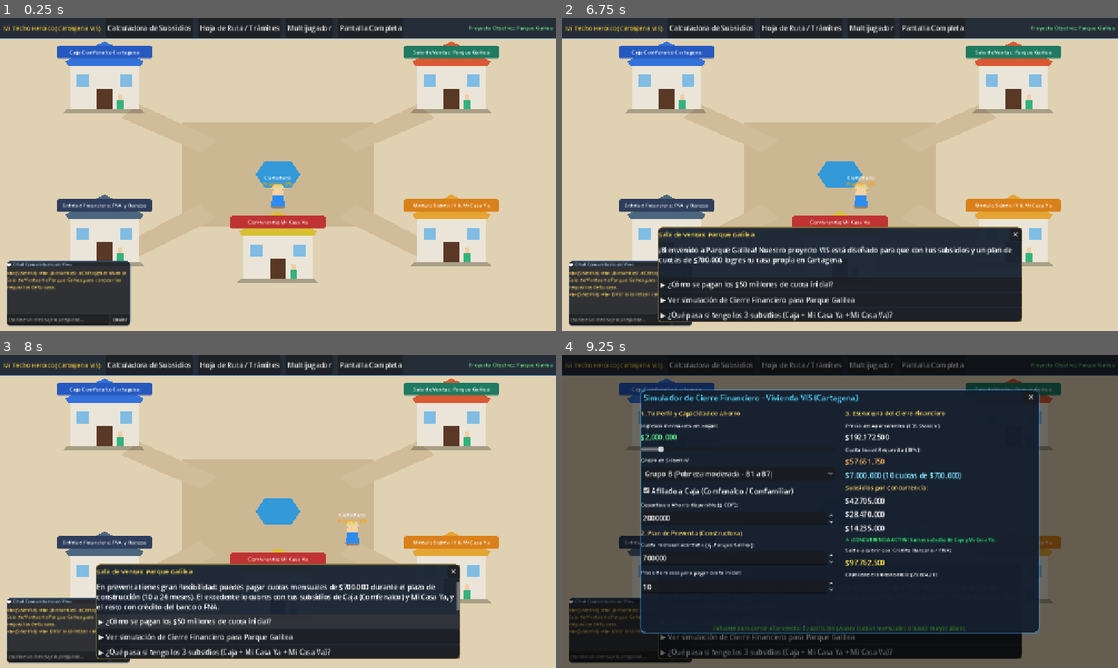
Above: before the commit, frames 1-4 (two rows, left to right).
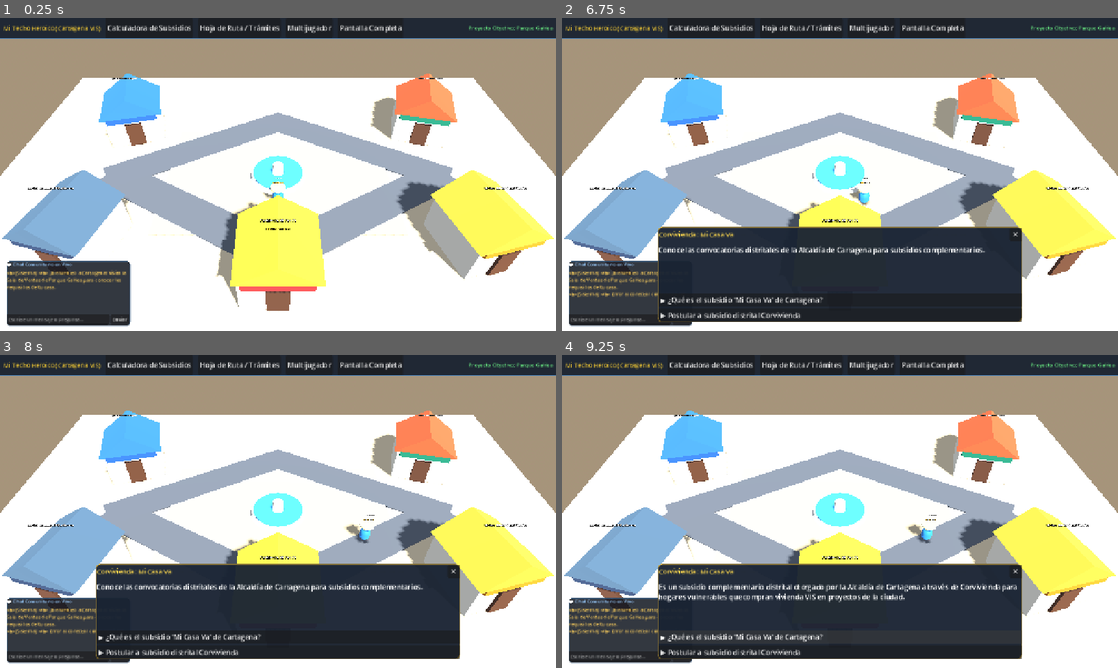
Above: after the commit, the same moments.

Repository: DiegoAzz/subsidio
Game: Godot game, scene res://scenes/map/CityMap3D.tscn
The game is run twice, just before and just after one commit, with the same random seed, the same clock (stepped at 60 frames per second) and the same inputs. Before the commit the project starts from res://scenes/map/CityMap.tscn.
Inputs (mouse positions are in pixels of both pictures, inside the frame that each line leads up to):
- Up to frame 1 (0.25 s): no input
- Up to frame 2 (6.75 s): click "Calculadora de Subsidios" at 0.5 s; click "Hoja de Ruta / Trámites" at 1.25 s; click "Pantalla Completa" at 2 s; click "Enviar" at 2.75 s; click "✕" at 3.5 s; click "Multijugador" at 4.25 s; click "Conectar como Jugador" at 5 s; click "Cerrar" at 5.75 s; tap Enter (ui_accept) at 6.5 s; move the mouse to (1012, 105) at 6.52 s; hold Right (move_right) from 6.53 s (still down); tap E (interact) at 6.6 s; click (1012, 105) at 6.67 s
- Up to frame 3 (8 s): tap Enter (ui_accept) at 6.77, 6.8, 7.07 s; release Right (move_right) at 7.25 s; click (278, 621) at 7.25 s, where only the run before the commit has a clickable "▶ ¿Cómo se pagan los $50 mill…"
- Up to frame 4 (9.25 s): click (840, 636) at 8 s, where only the run after the commit has a clickable "▶ ¿Qué es el subsidio 'Mi Cas…"; click (840, 636) at 8.75 s, where only the run before the commit has a clickable "▶ Ver simulación de Cierre Fi…"

The runs differ from the first frame. In frame 1, 89% of the frame differs, in the area x 0-100%, y 6-100%; in frame 2, 73%; in frame 3, 74%; in frame 4, 84%.

Commit message:
Transform game to 3D: Isometric city mockup with 3D pavilions, 3D character and plaza

Diff:
--- a/project.godot
+++ b/project.godot
@@ -17,7 +17,7 @@
 config/name="Mi Techo Heroico - Cartagena VIS"
 config/description="Simulador interactivo y multijugador para compra de vivienda VIS en Cartagena (Parque Galilea, Comfenalco, Mi Casa Ya, FNA)."
 config/version="1.0.0"
-run/main_scene="res://scenes/map/CityMap.tscn"
+run/main_scene="res://scenes/map/CityMap3D.tscn"
 run/max_fps=0
 config/features=PackedStringArray("4.7", "Forward Plus")
 boot_splash/bg_color=Color(0.08, 0.12, 0.18, 1)
--- /dev/null
+++ b/scenes/buildings/Building3D.gd
@@ -0,0 +1,148 @@
+extends Node3D
+
+## Building3D.gd
+## Edificio / Stand interactivo en 3D para la mini-ciudad de Cartagena.
+## Incluye cartel 3D billboard, detección de proximidad y clic de ratón.
+
+@export var building_id: String = "parque_galilea"
+@export var building_name: String = "Sala de Ventas: Parque Galilea"
+@export var banner_color: Color = Color(0.12, 0.48, 0.38)
+@export var roof_color: Color = Color(0.85, 0.35, 0.2)
+@export_multiline var advisor_intro: String = "¡Hola! Bienvenidos a Parque Galilea. Te explico cómo lograr el cierre de tu apartamento."
+
+@onready var title_label: Label3D = $TitleLabel3D
+@onready var prompt_label: Label3D = $PromptLabel3D
+@onready var roof_mesh: MeshInstance3D = $Visuals/RoofMesh
+@onready var banner_mesh: MeshInstance3D = $Visuals/BannerMesh
+
+signal building_interacted(data: Dictionary)
+
+func _ready() -> void:
+	apply_appearance()
+	if prompt_label:
+		prompt_label.visible = false
+
+func apply_appearance() -> void:
+	if title_label:
+		title_label.text = building_name
+		title_label.modulate = Color(1, 1, 1)
+
+	if banner_mesh:
+		var mat = StandardMaterial3D.new()
+		mat.albedo_color = banner_color
+		banner_mesh.material_override = mat
+
+	if roof_mesh:
+		var r_mat = StandardMaterial3D.new()
+		r_mat.albedo_color = roof_color
+		roof_mesh.material_override = r_mat
+
+func set_building(new_id: String, new_name: String, new_intro: String, new_color: Color, new_roof: Color) -> void:
+	building_id = new_id
+	building_name = new_name
+	advisor_intro = new_intro
+	banner_color = new_color
+	roof_color = new_roof
+	if is_inside_tree():
+		apply_appearance()
+
+func show_prompt(is_visible: bool) -> void:
+	if prompt_label:
+		prompt_label.visible = is_visible
+
+func interact(_player: Node = null) -> void:
+	var info: Dictionary = get_building_data()
+	GameManager.start_dialogue(info, self)
+	emit_signal("building_interacted", info)
+
+func _on_interaction_area_input_event(_camera: Node, event: InputEvent, _position: Vector3, _normal: Vector3, _shape_idx: int) -> void:
+	if event is InputEventMouseButton and event.pressed and event.button_index == MOUSE_BUTTON_LEFT:
+		interact(null)
+
+func get_building_data() -> Dictionary:
+	var data: Dictionary = {
+		"id": building_id,
+		"name": building_name,
+		"intro": advisor_intro,
+		"options": []
+	}
+
+	match building_id:
+		"parque_galilea":
+			GameManager.complete_quest("visitar_constructora")
+			data["options"] = [
+				{
+					"text": "¿Cómo se pagan los $50 millones de cuota inicial?",
+					"response": "En preventa tienes gran flexibilidad: puedes pagar cuotas mensuales de $700.000 durante el plazo de construcción (10 a 24 meses). El excedente lo cubres con tus subsidios de Caja (Comfenalco) y Mi Casa Ya, y el saldo final con crédito del banco o FNA."
+				},
+				{
+					"text": "Ver simulación de Cierre Financiero para Parque Galilea",
+					"action": "open_calculator"
+				},
+				{
+					"text": "¿Qué pasa si tengo los 3 subsidios (Caja + Mi Casa Ya + Mi Casa Va)?",
+					"response": "¡Excelente! Eso se llama CONCURRENCIA. Al sumar los subsidios, tu cuota inicial y el saldo a financiar con el banco disminuyen drásticamente, haciendo que las cuotas mensuales del crédito te queden muy bajas."
+				}
+			]
+
+		"comfenalco":
+			data["options"] = [
+				{
+					"text": "¿Cuáles son los requisitos para el subsidio de Comfenalco?",
+					"response": "1. Estar afiliado como trabajador formal o independiente.\n2. Ingresos del hogar menores a 4 SMMLV.\n3. No tener vivienda propia en ninguna parte del país.\n4. No haber recibido subsidio de vivienda antes."
+				},
+				{
+					"text": "¿Cuánto dinero me entrega Comfenalco?",
+					"response": "Si tu hogar gana hasta 2 SMMLV, recibes 30 SMMLV (aprox. " + HousingCalculator.format_cop(HousingCalculator.smmlv_to_cop(30.0)) + "). Si ganas entre 2 y 4 SMMLV, recibes 20 SMMLV."
+				},
+				{
+					"text": "Radicar postulación de subsidio Comfenalco",
+					"action": "approve_caja"
+				}
+			]
+
+		"fna_banco":
+			data["options"] = [
+				{
+					"text": "¿Qué me conviene más: FNA o Banco tradicional?",
+					"response": "El Fondo Nacional del Ahorro (FNA) es ideal si trasladas tus cesantías o abres un Ahorro Voluntario Contractual (AVC), no te cobra cuotas de manejo y tiene tasas preferenciales para VIS. Los bancos también ofrecen crédito hipotecario rápido si tienes buen historial crediticio."
+				},
+				{
+					"text": "¿Qué es la carta de Preaprobado y por qué la pide Parque Galilea?",
+					"response": "La constructora necesita garantizar que cuando el apartamento esté listo, una entidad financiera te desembolsará el dinero restante. El preaprobado certifica cuánto dinero te pueden prestar según tus ingresos."
+				},
+				{
+					"text": "Solicitar estudio y carta de Preaprobado",
+					"action": "approve_bank"
+				}
+			]
+
+		"micasaya":
+			data["options"] = [
+				{
+					"text": "¿Cómo funciona Mi Casa Ya con el Sisbén IV?",
+					"response": "Para aplicar a Mi Casa Ya debes tener encuesta Sisbén IV clasificada entre A1 y C8. Ya no se necesita postular en una oficina del gobierno: ¡la constructora o el banco sube tus datos a la plataforma de MinVivienda automáticamente!"
+				},
+				{
+					"text": "¿Puedo sumar Mi Casa Ya con el subsidio de Comfenalco?",
+					"response": "¡Sí! Si tu hogar gana hasta 2 SMMLV, la ley te permite la Concurrencia de Subsidios: Comfenalco te entrega 30 SMMLV y Mi Casa Ya te suma 20 SMMLV adicionales (¡50 SMMLV en total!)."
+				},
+				{
+					"text": "Validar Sisbén para Mi Casa Ya",
+					"action": "approve_micasaya"
+				}
+			]
+
+		"corvivienda":
+			data["options"] = [
+				{
+					"text": "¿Qué es el subsidio 'Mi Casa Va' de Cartagena?",
+					"response": "Es un subsidio complementario distrital otorgado por la Alcaldía de Cartagena a través de Corvivienda para hogares vulnerables que compran vivienda VIS en proyectos de la ciudad."
+				},
+				{
+					"text": "Postular a subsidio distrital Corvivienda",
+					"action": "approve_micasava"
+				}
+			]
+
+	return data
--- /dev/null
+++ b/scenes/buildings/Building3D.tscn
@@ -0,0 +1,94 @@
+[gd_scene load_steps=12 format=3]
+
+[ext_resource type="Script" path="res://scenes/buildings/Building3D.gd" id="1_bld3d"]
+
+[sub_resource type="BoxShape3D" id="BoxShape3D_solid"]
+size = Vector3(3.8, 2.5, 3.8)
+
+[sub_resource type="CylinderShape3D" id="CylinderShape3D_trigger"]
+height = 2.5
+radius = 3.5
+
+[sub_resource type="StandardMaterial3D" id="StandardMaterial3D_wall"]
+albedo_color = Color(0.92, 0.9, 0.85, 1)
+roughness = 0.8
+
+[sub_resource type="BoxMesh" id="BoxMesh_wall"]
+material = SubResource("StandardMaterial3D_wall")
+size = Vector3(3.8, 2.4, 3.8)
+
+[sub_resource type="StandardMaterial3D" id="StandardMaterial3D_roof"]
+albedo_color = Color(0.85, 0.35, 0.2, 1)
+roughness = 0.6
+
+[sub_resource type="PrismMesh" id="PrismMesh_roof"]
+material = SubResource("StandardMaterial3D_roof")
+left_to_right = 0.5
+size = Vector3(4.2, 1.4, 4.2)
+
+[sub_resource type="StandardMaterial3D" id="StandardMaterial3D_banner"]
+albedo_color = Color(0.12, 0.48, 0.38, 1)
+
+[sub_resource type="BoxMesh" id="BoxMesh_banner"]
+material = SubResource("StandardMaterial3D_banner")
+size = Vector3(3.4, 0.6, 0.25)
+
+[sub_resource type="StandardMaterial3D" id="StandardMaterial3D_door"]
+albedo_color = Color(0.35, 0.22, 0.15, 1)
+
+[sub_resource type="BoxMesh" id="BoxMesh_door"]
+material = SubResource("StandardMaterial3D_door")
+size = Vector3(1.1, 1.8, 0.2)
+
+[node name="Building3D" type="Node3D"]
+script = ExtResource("1_bld3d")
+
+[node name="StaticBody3D" type="StaticBody3D" parent="."]
+collision_mask = 2
+
+[node name="CollisionShape3D" type="CollisionShape3D" parent="StaticBody3D"]
+position = Vector3(0, 1.25, 0)
+shape = SubResource("BoxShape3D_solid")
+
+[node name="InteractionArea" type="Area3D" parent="."]
+collision_layer = 4
+collision_mask = 2
+
+[node name="CollisionShape3D" type="CollisionShape3D" parent="InteractionArea"]
+position = Vector3(0, 1.25, 0)
+shape = SubResource("CylinderShape3D_trigger")
+
+[node name="Visuals" type="Node3D" parent="."]
+
+[node name="WallMesh" type="MeshInstance3D" parent="Visuals"]
+transform = Transform3D(1, 0, 0, 0, 1, 0, 0, 0, 1, 0, 1.2, 0)
+mesh = SubResource("BoxMesh_wall")
+
+[node name="RoofMesh" type="MeshInstance3D" parent="Visuals"]
+transform = Transform3D(1, 0, 0, 0, 1, 0, 0, 0, 1, 0, 3.1, 0)
+mesh = SubResource("PrismMesh_roof")
+
+[node name="BannerMesh" type="MeshInstance3D" parent="Visuals"]
+transform = Transform3D(1, 0, 0, 0, 1, 0, 0, 0, 1, 0, 2.3, 1.95)
+mesh = SubResource("BoxMesh_banner")
+
+[node name="DoorMesh" type="MeshInstance3D" parent="Visuals"]
+transform = Transform3D(1, 0, 0, 0, 1, 0, 0, 0, 1, 0, 0.9, 1.95)
+mesh = SubResource("BoxMesh_door")
+
+[node name="TitleLabel3D" type="Label3D" parent="."]
+transform = Transform3D(1, 0, 0, 0, 1, 0, 0, 0, 1, 0, 4.4, 0)
+billboard = 1
+font_size = 28
+outline_size = 8
+text = "Edificio 3D"
+
+[node name="PromptLabel3D" type="Label3D" parent="."]
+transform = Transform3D(1, 0, 0, 0, 1, 0, 0, 0, 1, 0, 3.8, 0)
+billboard = 1
+font_size = 20
+outline_size = 6
+modulate = Color(1, 0.9, 0.2, 1)
+text = "[Haz Clic o Presiona E]"
+
+[connection signal="input_event" from="InteractionArea" to="." method="_on_interaction_area_input_event"]
--- /dev/null
+++ b/scenes/map/CityMap3D.gd
@@ -0,0 +1,67 @@
+extends Node3D
+
+## CityMap3D.gd
+## Escena principal de la mini-ciudad en 3D (Maqueta de Cartagena).
+## Configura los 5 pabellones interactivos, el entorno 3D y la interfaz 2D superpuesta.
+
+@onready var player: CharacterBody3D = $Player3D
+@onready var hud: CanvasLayer = $HUD
+
+func _ready() -> void:
+	setup_buildings()
+
+func setup_buildings() -> void:
+	# 1. Parque Galilea (Constructora)
+	var galilea = $Buildings/BuildingGalilea
+	if galilea:
+		galilea.set_building(
+			"parque_galilea",
+			"Sala de Ventas: Parque Galilea",
+			"¡Bienvenido a Parque Galilea! Nuestro proyecto VIS está diseñado para que con tus subsidios y un plan de cuotas de $700.000 logres tu casa propia en Cartagena.",
+			Color(0.12, 0.48, 0.38),
+			Color(0.85, 0.35, 0.2)
+		)
+
+	# 2. Comfenalco Cartagena (Caja de compensación)
+	var comfenalco = $Buildings/BuildingComfenalco
+	if comfenalco:
+		comfenalco.set_building(
+			"comfenalco",
+			"Caja Comfenalco Cartagena",
+			"¡Hola! En Comfenalco Cartagena te asesoramos para postular al subsidio familiar de vivienda (hasta 30 SMMLV).",
+			Color(0.15, 0.35, 0.75),
+			Color(0.2, 0.45, 0.85)
+		)
+
+	# 3. FNA & Bancos (Financiera)
+	var banco = $Buildings/BuildingBanco
+	if banco:
+		banco.set_building(
+			"fna_banco",
+			"Entidad Financiera: FNA y Bancos",
+			"Te ayudamos a tramitar la Carta de Preaprobado y trasladar tus cesantías o ahorro voluntario.",
+			Color(0.18, 0.24, 0.36),
+			Color(0.3, 0.4, 0.5)
+		)
+
+	# 4. Sisbén & Mi Casa Ya (Nacional)
+	var sisben = $Buildings/BuildingSisben
+	if sisben:
+		sisben.set_building(
+			"micasaya",
+			"Módulo Sisbén IV & Mi Casa Ya",
+			"Revisa tu grupo del Sisbén (A1 a C8) para acceder al subsidio concurrente del Gobierno Nacional.",
+			Color(0.85, 0.5, 0.1),
+			Color(0.9, 0.65, 0.2)
+		)
+
+	# 5. Corvivienda (Distrital)
+	var corvivienda = $Buildings/BuildingCorvivienda
+	if corvivienda:
+		corvivienda.set_building(
+			"corvivienda",
+			"Corvivienda: Mi Casa Va",
+			"Conoce las convocatorias distritales de la Alcaldía de Cartagena para subsidios complementarios.",
+			Color(0.75, 0.2, 0.2),
+			Color(0.85, 0.75, 0.2)
+		)
--- /dev/null
+++ b/scenes/map/CityMap3D.tscn
@@ -0,0 +1,149 @@
+[gd_scene load_steps=19 format=3]
+
+[ext_resource type="Script" path="res://scenes/map/CityMap3D.gd" id="1_map3d"]
+[ext_resource type="PackedScene" path="res://scenes/ui/HUD.tscn" id="2_hud"]
+[ext_resource type="PackedScene" path="res://scenes/player/Player3D.tscn" id="3_plyr3d"]
+[ext_resource type="PackedScene" path="res://scenes/buildings/Building3D.tscn" id="4_bld3d"]
+
+[sub_resource type="ProceduralSkyMaterial" id="ProceduralSkyMaterial_sky"]
+sky_top_color = Color(0.35, 0.65, 0.95, 1)
+sky_horizon_color = Color(0.75, 0.88, 0.98, 1)
+ground_bottom_color = Color(0.65, 0.58, 0.48, 1)
+ground_horizon_color = Color(0.75, 0.88, 0.98, 1)
+
+[sub_resource type="Sky" id="Sky_env"]
+sky_material = SubResource("ProceduralSkyMaterial_sky")
+
+[sub_resource type="Environment" id="Environment_main"]
+background_mode = 2
+sky = SubResource("Sky_env")
+ambient_light_source = 2
+ambient_light_color = Color(0.85, 0.88, 0.92, 1)
+ambient_light_energy = 0.65
+
+[sub_resource type="StandardMaterial3D" id="StandardMaterial3D_sand"]
+albedo_color = Color(0.86, 0.8, 0.68, 1)
+roughness = 0.9
+
+[sub_resource type="BoxMesh" id="BoxMesh_ground"]
+material = SubResource("StandardMaterial3D_sand")
+size = Vector3(38, 0.4, 28)
+
+[sub_resource type="StandardMaterial3D" id="StandardMaterial3D_plaza"]
+albedo_color = Color(0.78, 0.72, 0.6, 1)
+roughness = 0.8
+
+[sub_resource type="BoxMesh" id="BoxMesh_plaza"]
+material = SubResource("StandardMaterial3D_plaza")
+size = Vector3(15, 0.1, 10)
+
+[sub_resource type="StandardMaterial3D" id="StandardMaterial3D_road"]
+albedo_color = Color(0.38, 0.4, 0.44, 1)
+roughness = 0.7
+
+[sub_resource type="BoxMesh" id="BoxMesh_road_diag"]
+material = SubResource("StandardMaterial3D_road")
+size = Vector3(14, 0.08, 2.4)
+
+[sub_resource type="StandardMaterial3D" id="StandardMaterial3D_fountain_stone"]
+albedo_color = Color(0.88, 0.88, 0.88, 1)
+
+[sub_resource type="CylinderMesh" id="CylinderMesh_fountain_basin"]
+material = SubResource("StandardMaterial3D_fountain_stone")
+top_radius = 1.8
+bottom_radius = 1.9
+height = 0.4
+
+[sub_resource type="StandardMaterial3D" id="StandardMaterial3D_water"]
+transparency = 1
+albedo_color = Color(0.2, 0.65, 0.95, 0.85)
+roughness = 0.1
+
+[sub_resource type="CylinderMesh" id="CylinderMesh_water"]
+material = SubResource("StandardMaterial3D_water")
+top_radius = 1.65
+bottom_radius = 1.65
+height = 0.35
+
+[sub_resource type="CylinderMesh" id="CylinderMesh_spout"]
+material = SubResource("StandardMaterial3D_fountain_stone")
+top_radius = 0.35
+bottom_radius = 0.45
+height = 1.0
+
+[node name="CityMap3D" type="Node3D"]
+script = ExtResource("1_map3d")
+
+[node name="WorldEnvironment" type="WorldEnvironment" parent="."]
+environment = SubResource("Environment_main")
+
+[node name="SunLight" type="DirectionalLight3D" parent="."]
+transform = Transform3D(0.866025, -0.353553, 0.353553, 0, 0.707107, 0.707107, -0.5, -0.612372, 0.612372, 0, 12, 0)
+light_color = Color(1, 0.98, 0.92, 1)
+light_energy = 1.15
+shadow_enabled = true
+
+[node name="Camera3D" type="Camera3D" parent="."]
+transform = Transform3D(1, 0, 0, 0, 0.731354, 0.681998, 0, -0.681998, 0.731354, 0, 16.5, 17.5)
+current = true
+fov = 48.0
+
+[node name="Ground" type="Node3D" parent="."]
+
+[node name="BaseSand" type="MeshInstance3D" parent="Ground"]
+transform = Transform3D(1, 0, 0, 0, 1, 0, 0, 0, 1, 0, -0.2, 0)
+mesh = SubResource("BoxMesh_ground")
+
+[node name="PlazaCenter" type="MeshInstance3D" parent="Ground"]
+transform = Transform3D(1, 0, 0, 0, 1, 0, 0, 0, 1, 0, 0.05, 0)
+mesh = SubResource("BoxMesh_plaza")
+
+[node name="RoadGalilea" type="MeshInstance3D" parent="Ground"]
+transform = Transform3D(0.866025, 0, -0.5, 0, 1, 0, 0.5, 0, 0.866025, 5.5, 0.06, -3.2)
+mesh = SubResource("BoxMesh_road_diag")
+
+[node name="RoadComfenalco" type="MeshInstance3D" parent="Ground"]
+transform = Transform3D(0.866025, 0, 0.5, 0, 1, 0, -0.5, 0, 0.866025, -5.5, 0.06, -3.2)
+mesh = SubResource("BoxMesh_road_diag")
+
+[node name="RoadBanco" type="MeshInstance3D" parent="Ground"]
+transform = Transform3D(0.866025, 0, -0.5, 0, 1, 0, 0.5, 0, 0.866025, -5.5, 0.06, 3.2)
+mesh = SubResource("BoxMesh_road_diag")
+
+[node name="RoadSisben" type="MeshInstance3D" parent="Ground"]
+transform = Transform3D(0.866025, 0, 0.5, 0, 1, 0, -0.5, 0, 0.866025, 5.5, 0.06, 3.2)
+mesh = SubResource("BoxMesh_road_diag")
+
+[node name="FountainBasin" type="MeshInstance3D" parent="Ground"]
+transform = Transform3D(1, 0, 0, 0, 1, 0, 0, 0, 1, 0, 0.2, 0)
+mesh = SubResource("CylinderMesh_fountain_basin")
+
+[node name="FountainWater" type="MeshInstance3D" parent="Ground"]
+transform = Transform3D(1, 0, 0, 0, 1, 0, 0, 0, 1, 0, 0.25, 0)
+mesh = SubResource("CylinderMesh_water")
+
+[node name="FountainSpout" type="MeshInstance3D" parent="Ground"]
+transform = Transform3D(1, 0, 0, 0, 1, 0, 0, 0, 1, 0, 0.55, 0)
+mesh = SubResource("CylinderMesh_spout")
+
+[node name="Buildings" type="Node3D" parent="."]
+
+[node name="BuildingGalilea" parent="Buildings" instance=ExtResource("4_bld3d")]
+transform = Transform3D(0.965926, 0, -0.258819, 0, 1, 0, 0.258819, 0, 0.965926, 11, 0, -5.5)
+
+[node name="BuildingComfenalco" parent="Buildings" instance=ExtResource("4_bld3d")]
+transform = Transform3D(0.965926, 0, 0.258819, 0, 1, 0, -0.258819, 0, 0.965926, -11, 0, -5.5)
+
+[node name="BuildingBanco" parent="Buildings" instance=ExtResource("4_bld3d")]
+transform = Transform3D(0.965926, 0, -0.258819, 0, 1, 0, 0.258819, 0, 0.965926, -11, 0, 5.5)
+
+[node name="BuildingSisben" parent="Buildings" instance=ExtResource("4_bld3d")]
+transform = Transform3D(0.965926, 0, 0.258819, 0, 1, 0, -0.258819, 0, 0.965926, 11, 0, 5.5)
+
+[node name="BuildingCorvivienda" parent="Buildings" instance=ExtResource("4_bld3d")]
+transform = Transform3D(1, 0, 0, 0, 1, 0, 0, 0, 1, 0, 0, 7.5)
+
+[node name="Player3D" parent="." instance=ExtResource("3_plyr3d")]
+transform = Transform3D(1, 0, 0, 0, 1, 0, 0, 0, 1, 0, 0, 2.5)
+
+[node name="HUD" parent="." instance=ExtResource("2_hud")]
--- /dev/null
+++ b/scenes/player/Player3D.gd
@@ -0,0 +1,80 @@
+extends CharacterBody3D
+
+## Player3D.gd
+## Controlador del personaje en 3D para la maqueta interactiva de Cartagena.
+## Movimiento suave en plano XZ, rotación hacia el movimiento e interacción con stands.
+
+@export var speed: float = 7.5
+@export var is_local_player: bool = true
+
+@onready var visual: Node3D = $Visual
+@onready var name_label: Label3D = $NameLabel3D
+@onready var status_badge: Label3D = $StatusBadge3D
+
+var current_interactable: Node = null
+
+func _ready() -> void:
+	if is_local_player:
+		name_label.text = GameManager.local_player_name
+	update_status_display()
+	HousingCalculator.calculations_updated.connect(func(_d): update_status_display())
+
+func update_status_display() -> void:
+	var summary: Dictionary = HousingCalculator.get_financial_summary()
+	if summary["is_financially_closed"]:
+		status_badge.text = "✓ ¡Listo para Firmar!"
+		status_badge.modulate = Color(0.2, 0.95, 0.3)
+	else:
+		var pct: int = int((1.0 - (summary["deficit"] / summary["total_price"])) * 100.0)
+		status_badge.text = "Progreso: %d%%" % max(0, pct)
+		status_badge.modulate = Color(1.0, 0.8, 0.2)
+
+func _physics_process(delta: float) -> void:
+	if not is_local_player:
+		return
+
+	var input_dir: Vector2 = Vector2.ZERO
+	if Input.is_key_pressed(KEY_A) or Input.is_key_pressed(KEY_LEFT) or Input.is_action_pressed("move_left") or Input.is_action_pressed("ui_left"):
+		input_dir.x -= 1.0
+	if Input.is_key_pressed(KEY_D) or Input.is_key_pressed(KEY_RIGHT) or Input.is_action_pressed("move_right") or Input.is_action_pressed("ui_right"):
+		input_dir.x += 1.0
+	if Input.is_key_pressed(KEY_W) or Input.is_key_pressed(KEY_UP) or Input.is_action_pressed("move_up") or Input.is_action_pressed("ui_up"):
+		input_dir.y -= 1.0
+	if Input.is_key_pressed(KEY_S) or Input.is_key_pressed(KEY_DOWN) or Input.is_action_pressed("move_down") or Input.is_action_pressed("ui_down"):
+		input_dir.y += 1.0
+
+	input_dir = input_dir.normalized()
+
+	# Mover en plano XZ
+	var direction: Vector3 = Vector3(input_dir.x, 0, input_dir.y)
+	velocity = direction * speed
+	move_and_slide()
+
+	# Límites suaves dentro de la mini-ciudad
+	global_position.x = clamp(global_position.x, -16.0, 16.0)
+	global_position.z = clamp(global_position.z, -12.0, 12.0)
+	global_position.y = 0.0 # Mantener pegado al suelo
+
+	# Rotación del modelo hacia la dirección de movimiento
+	if direction.length_squared() > 0.01:
+		var target_angle: float = atan2(direction.x, direction.z)
+		visual.rotation.y = lerp_angle(visual.rotation.y, target_angle, 12.0 * delta)
+
+	# Interacción al presionar E o Espacio
+	if (Input.is_key_pressed(KEY_E) or Input.is_action_just_pressed("interact") or Input.is_action_just_pressed("ui_accept")) and current_interactable:
+		if current_interactable.has_method("interact"):
+			current_interactable.interact(self)
+
+func _on_interaction_area_entered(area: Area3D) -> void:
+	var parent: Node = area.get_parent()
+	if parent.has_method("interact"):
+		current_interactable = parent
+		if parent.has_method("show_prompt"):
+			parent.show_prompt(true)
+
+func _on_interaction_area_exited(area: Area3D) -> void:
+	var parent: Node = area.get_parent()
+	if current_interactable == parent:
+		if parent.has_method("show_prompt"):
+			parent.show_prompt(false)
+		current_interactable = null
--- /dev/null
+++ b/scenes/player/Player3D.tscn
@@ -0,0 +1,100 @@
+[gd_scene load_steps=12 format=3]
+
+[ext_resource type="Script" path="res://scenes/player/Player3D.gd" id="1_plyr3d"]
+
+[sub_resource type="CapsuleShape3D" id="CapsuleShape3D_body"]
+radius = 0.4
+height = 1.6
+
+[sub_resource type="SphereShape3D" id="SphereShape3D_detect"]
+radius = 1.5
+
+[sub_resource type="StandardMaterial3D" id="StandardMaterial3D_shadow"]
+transparency = 1
+albedo_color = Color(0, 0, 0, 0.35)
+
+[sub_resource type="CylinderMesh" id="CylinderMesh_shadow"]
+material = SubResource("StandardMaterial3D_shadow")
+top_radius = 0.5
+bottom_radius = 0.5
+height = 0.02
+
+[sub_resource type="StandardMaterial3D" id="StandardMaterial3D_body"]
+albedo_color = Color(0.18, 0.55, 0.95, 1)
+roughness = 0.6
+
+[sub_resource type="CapsuleMesh" id="CapsuleMesh_body"]
+material = SubResource("StandardMaterial3D_body")
+radius = 0.32
+height = 0.9
+
+[sub_resource type="StandardMaterial3D" id="StandardMaterial3D_head"]
+albedo_color = Color(0.95, 0.8, 0.65, 1)
+roughness = 0.7
+
+[sub_resource type="SphereMesh" id="SphereMesh_head"]
+material = SubResource("StandardMaterial3D_head")
+radius = 0.25
+height = 0.5
+
+[sub_resource type="StandardMaterial3D" id="StandardMaterial3D_hat"]
+albedo_color = Color(0.92, 0.85, 0.6, 1)
+
+[sub_resource type="CylinderMesh" id="CylinderMesh_hat"]
+material = SubResource("StandardMaterial3D_hat")
+top_radius = 0.45
+bottom_radius = 0.45
+height = 0.08
+
+[node name="Player3D" type="CharacterBody3D"]
+collision_layer = 2
+collision_mask = 1
+script = ExtResource("1_plyr3d")
+
+[node name="CollisionShape3D" type="CollisionShape3D" parent="."]
+transform = Transform3D(1, 0, 0, 0, 1, 0, 0, 0, 1, 0, 0.8, 0)
+shape = SubResource("CapsuleShape3D_body")
+
+[node name="Visual" type="Node3D" parent="."]
+
+[node name="Shadow" type="MeshInstance3D" parent="Visual"]
+transform = Transform3D(1, 0, 0, 0, 1, 0, 0, 0, 1, 0, 0.02, 0)
+mesh = SubResource("CylinderMesh_shadow")
+
+[node name="BodyMesh" type="MeshInstance3D" parent="Visual"]
+transform = Transform3D(1, 0, 0, 0, 1, 0, 0, 0, 1, 0, 0.65, 0)
+mesh = SubResource("CapsuleMesh_body")
+
+[node name="HeadMesh" type="MeshInstance3D" parent="Visual"]
+transform = Transform3D(1, 0, 0, 0, 1, 0, 0, 0, 1, 0, 1.25, 0)
+mesh = SubResource("SphereMesh_head")
+
+[node name="HatMesh" type="MeshInstance3D" parent="Visual"]
+transform = Transform3D(1, 0, 0, 0, 1, 0, 0, 0, 1, 0, 1.45, 0)
+mesh = SubResource("CylinderMesh_hat")
+
+[node name="DetectionArea3D" type="Area3D" parent="."]
+collision_layer = 0
+collision_mask = 4
+
+[node name="CollisionShape3D" type="CollisionShape3D" parent="DetectionArea3D"]
+transform = Transform3D(1, 0, 0, 0, 1, 0, 0, 0, 1, 0, 0.8, 0)
+shape = SubResource("SphereShape3D_detect")
+
+[node name="NameLabel3D" type="Label3D" parent="."]
+transform = Transform3D(1, 0, 0, 0, 1, 0, 0, 0, 1, 0, 2.2, 0)
+billboard = 1
+font_size = 22
+outline_size = 6
+text = "Ciudadano"
+
+[node name="StatusBadge3D" type="Label3D" parent="."]
+transform = Transform3D(1, 0, 0, 0, 1, 0, 0, 0, 1, 0, 1.85, 0)
+billboard = 1
+font_size = 18
+outline_size = 5
+modulate = Color(1, 0.85, 0.2, 1)
+text = "Progreso: 0%"
+
+[connection signal="area_entered" from="DetectionArea3D" to="." method="_on_interaction_area_entered"]
+[connection signal="area_exited" from="DetectionArea3D" to="." method="_on_interaction_area_exited"]
Not shown, added: recursos/Convert/Three.js (Blender)/readme.txt
Not shown, added: recursos/License.txt
Not shown, added: recursos/Models/gLTF/roadTile_001.gltf
Not shown, added: recursos/Models/gLTF/roadTile_002.gltf
Not shown, added: recursos/Models/gLTF/roadTile_003.gltf
Not shown, added: recursos/Models/gLTF/roadTile_004.gltf
Not shown, added: recursos/Models/gLTF/roadTile_005.gltf
Not shown, added: recursos/Models/gLTF/roadTile_006.gltf
Not shown, added: recursos/Models/gLTF/roadTile_007.gltf
Not shown, added: recursos/Models/gLTF/roadTile_008.gltf
Not shown, added: recursos/Models/gLTF/roadTile_009.gltf
Not shown, added: recursos/Models/gLTF/roadTile_010.gltf
(and 903 more such lines)
